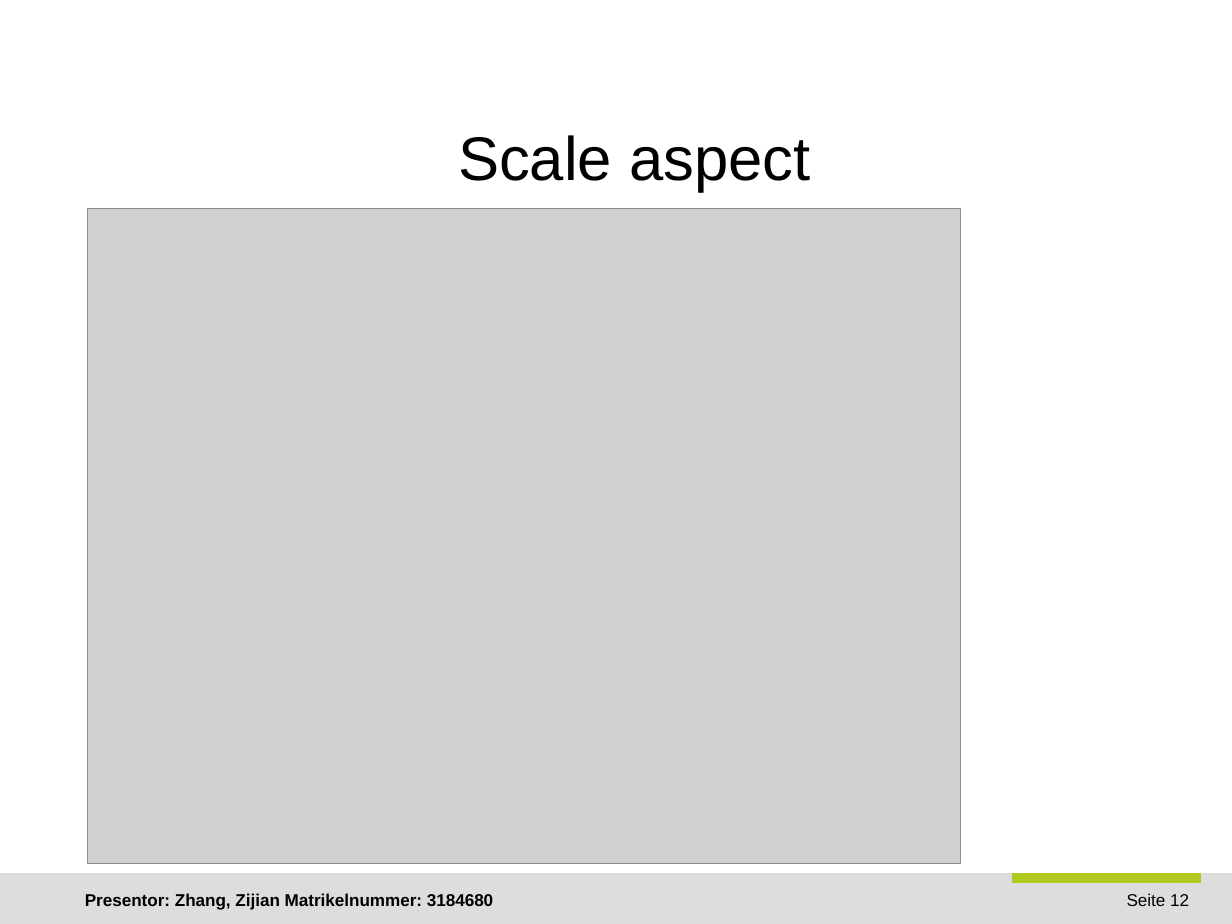
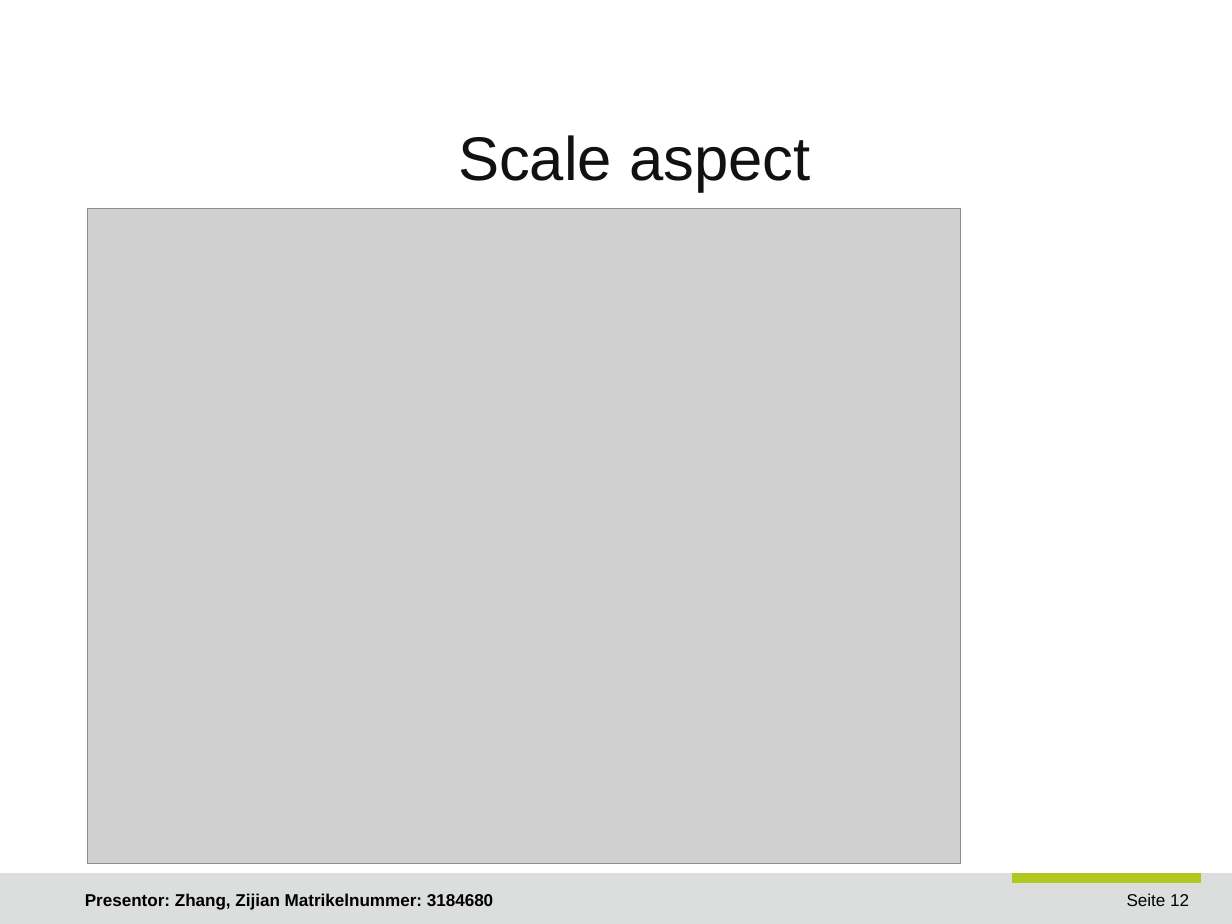
Before and after one commit to JoshuaGhost/hpc_data, a slide deck: slide 12 of presentation/Zhang_Zijian_HPC.odp. Drawn at 1232x924 pixels with LibreOffice and Linux fonts; fonts in the diff are those of the drawing; grey boxes stand for pictures; background and template pictures are left out. Boxes give left, top, right and bottom in pixels: in the first picture for what was removed or moved away, otherwise in the second. Text is boxed around its words. In the diff, an @@ line names an element or a change of style, - is before the commit and + after.

```diff
--- a/presentation/Zhang_Zijian_HPC.odp
+++ b/presentation/Zhang_Zijian_HPC.odp
@@ title "Scale aspect" at (x1=458, y1=135, x2=810, y2=192): text colour #000000 to #111111 @@
```
Also in this commit, not shown: 4 other slides changed, 22 other files.
